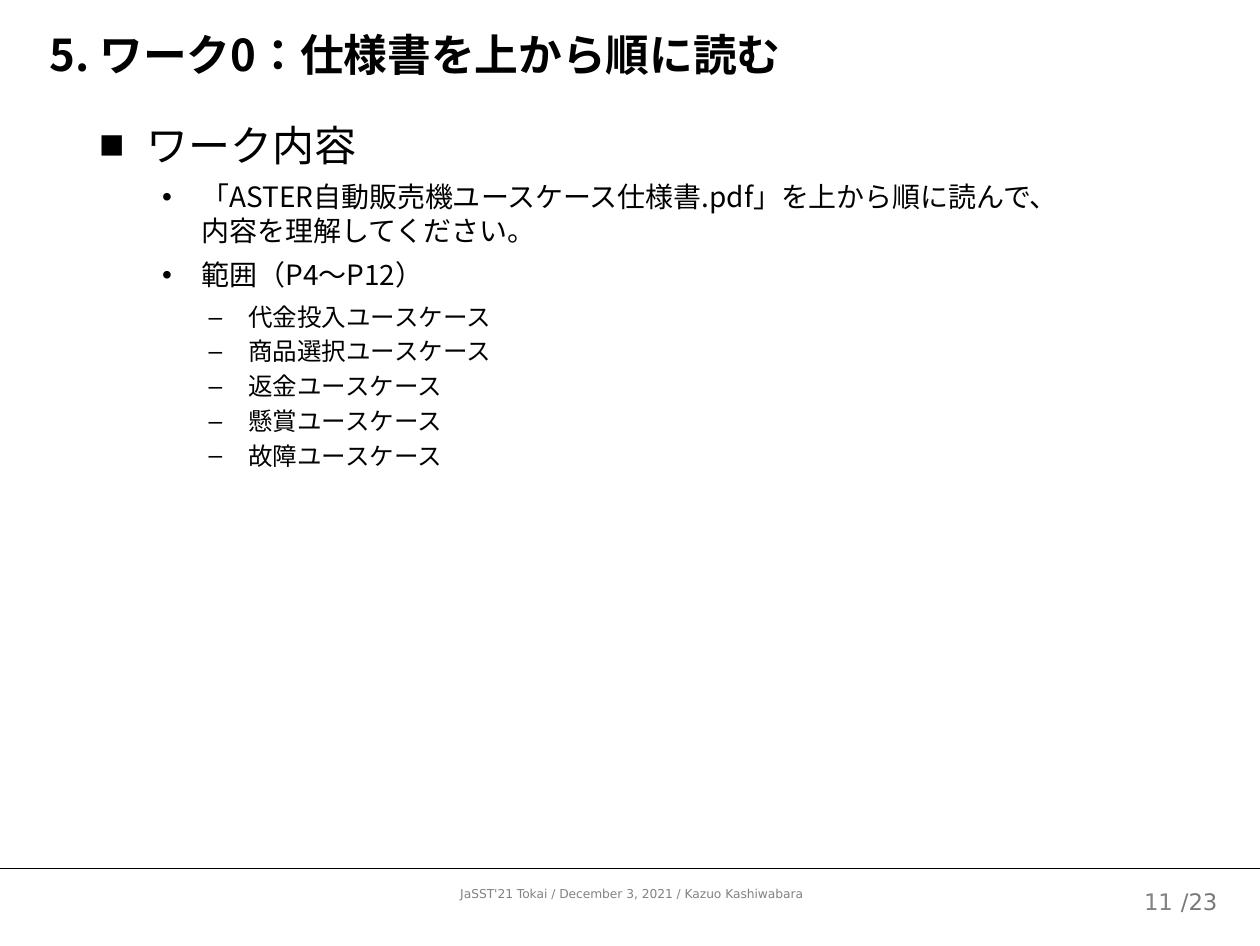
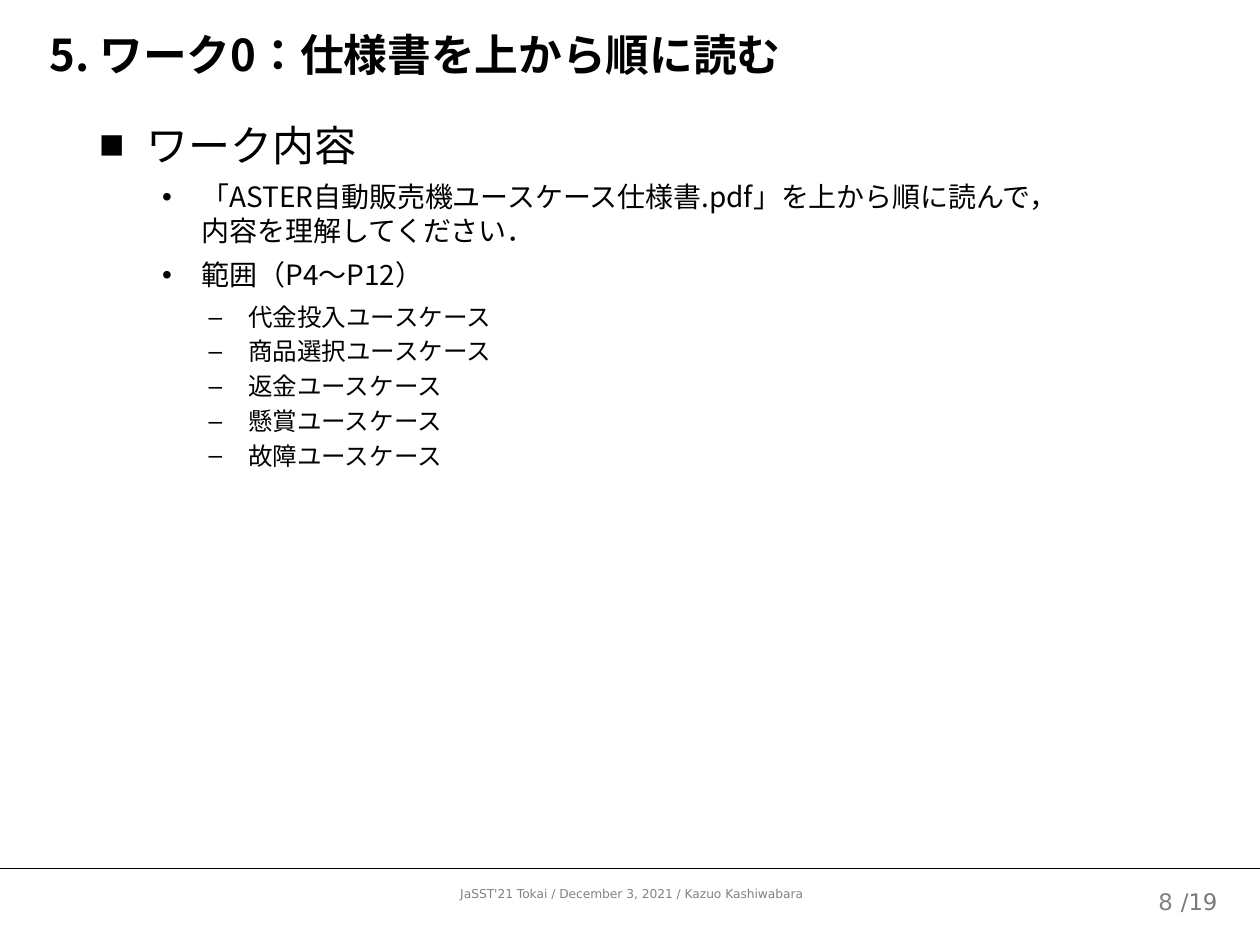
Before and after one commit to kazuo-reve/Work_MorphologicalBasedReview, a slide deck: slide 9 of 形態素ベースドレビューワークショップ.pptx (slide 12 before the commit). Drawn at 1260x946 pixels with LibreOffice and Linux fonts; fonts in the diff are those of the drawing. Boxes give left, top, right and bottom in pixels: in the first picture for what was removed or moved away, otherwise in the second. Text is boxed around its words. In the diff, an @@ line names an element or a change of style, - is before the commit and + after.

```diff
--- a/形態素ベースドレビューワークショップ.pptx
+++ b/形態素ベースドレビューワークショップ.pptx
@@ text at [202,183,1058,244]: text changed @@
-  • 「ASTER自動販売機ユースケース仕様書.pdf」を上から順に読んで、
-    内容を理解してください。
+  • 「ASTER自動販売機ユースケース仕様書.pdf」を上から順に読んで，
+    内容を理解してください．
@@ page number at [1158,893,1172,910]: text changed @@
-11
+8
@@ text at [1181,893,1218,912]: text changed @@
-/23
+/19
```
Also in this commit, not shown: 19 other slides changed, 4 slides removed.
